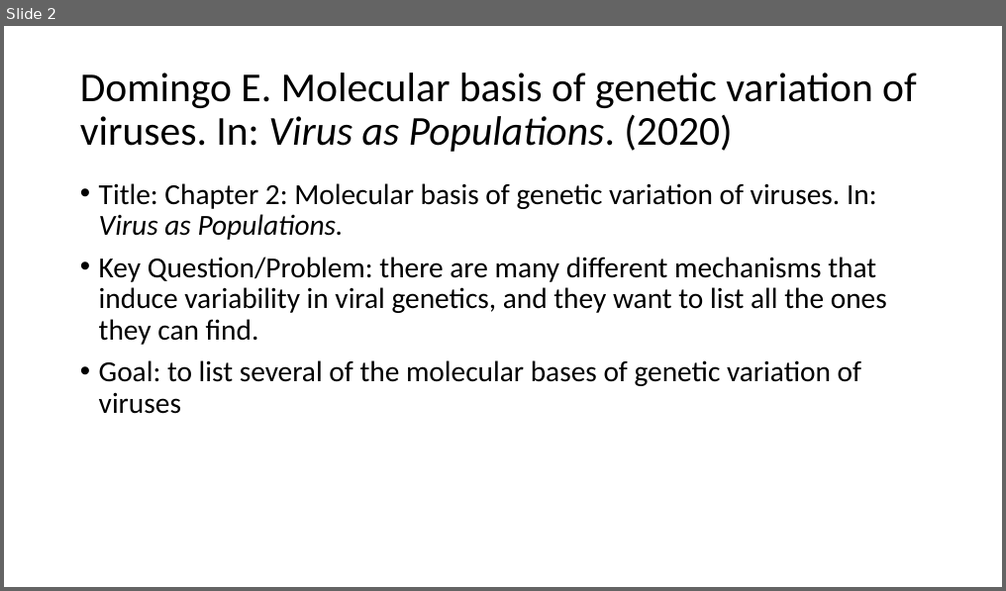
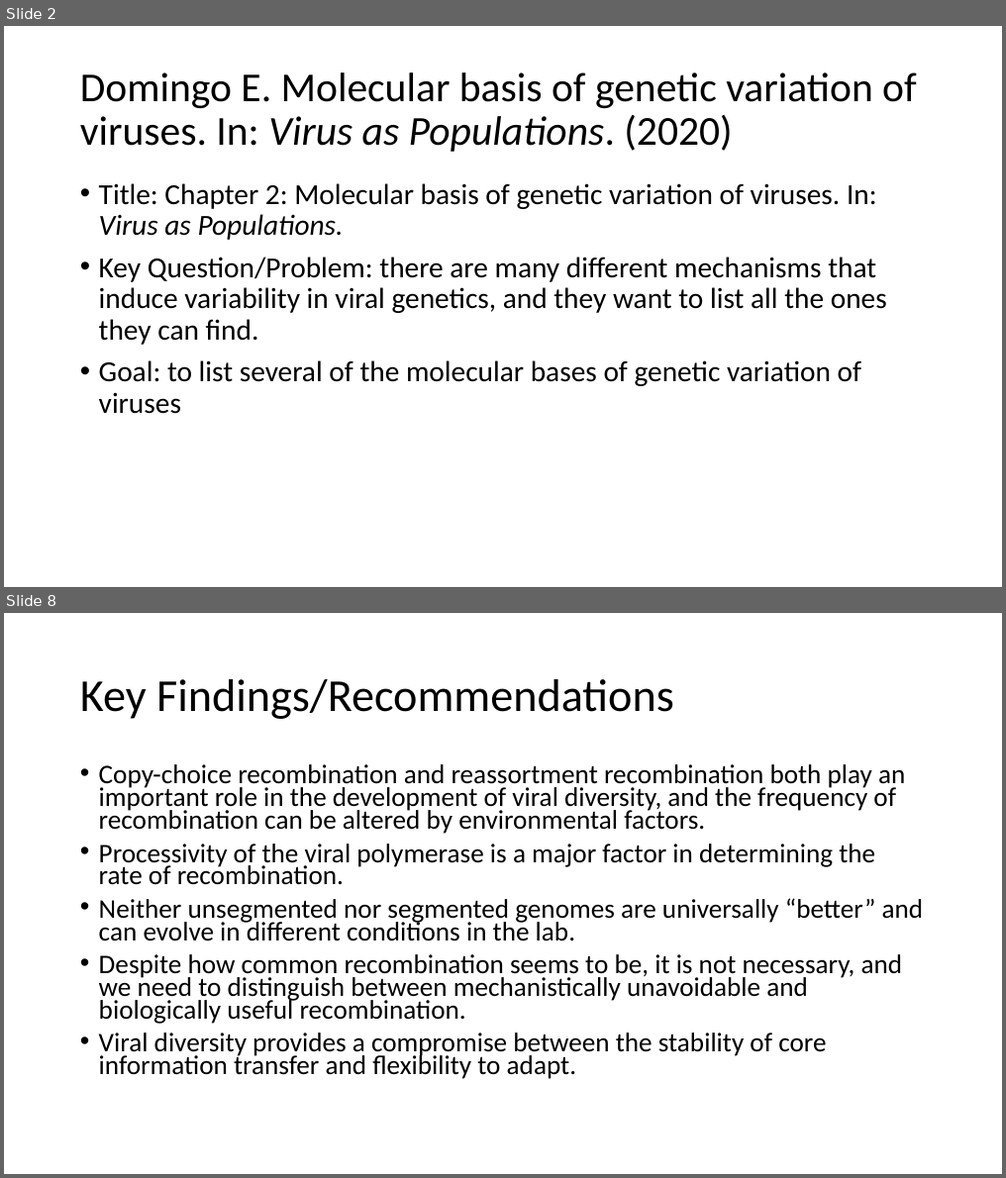
Before and after one commit to wzbillings/EPID-8200, a slide deck: Assignments/ZB-Week3-Readings.pptx. Shown one above the other, each under a label of ours: slide 2 before the commit, slides 2 and 8 after it; the slides between them are not shown. The pictures are 1006x591 and 1006x1178 pixels, drawn with LibreOffice and Linux fonts; fonts in the diff are those of the drawing. Boxes give left, top, right and bottom in pixels: in the first picture for what was removed or moved away, otherwise in the second. Text is boxed around its words. In the diff, an @@ line names an element or a change of style, - is before the commit and + after.

```diff
--- a/Assignments/ZB-Week3-Readings.pptx
+++ b/Assignments/ZB-Week3-Readings.pptx
@@ slide 8 added at <box>4,613,1002,1174</box>, background #FFFFFF @@
@@ title added at <box>80,679,674,719</box>, 44 pt, text #000000 @@
+Key Findings/Recommendations
@@ text added at <box>99,764,924,1079</box>, 25.9 pt, text #000000 @@
+• Copy-choice recombination and reassortment recombination both play an important role in the development of viral diversity, and the frequency of recombination can be altered by environmental factors.
+• Processivity of the viral polymerase is a major factor in determining the rate of recombination.
+• Neither unsegmented nor segmented genomes are universally “better” and can evolve in different conditions in the lab.
+• Despite how common recombination seems to be, it is not necessary, and we need to distinguish between mechanistically unavoidable and biologically useful recombination.
+• Viral diversity provides a compromise between the stability of core information transfer and flexibility to adapt.
```
Also in this commit, not shown: 1 slide changed, 9 other slides added, 2 slides removed.
